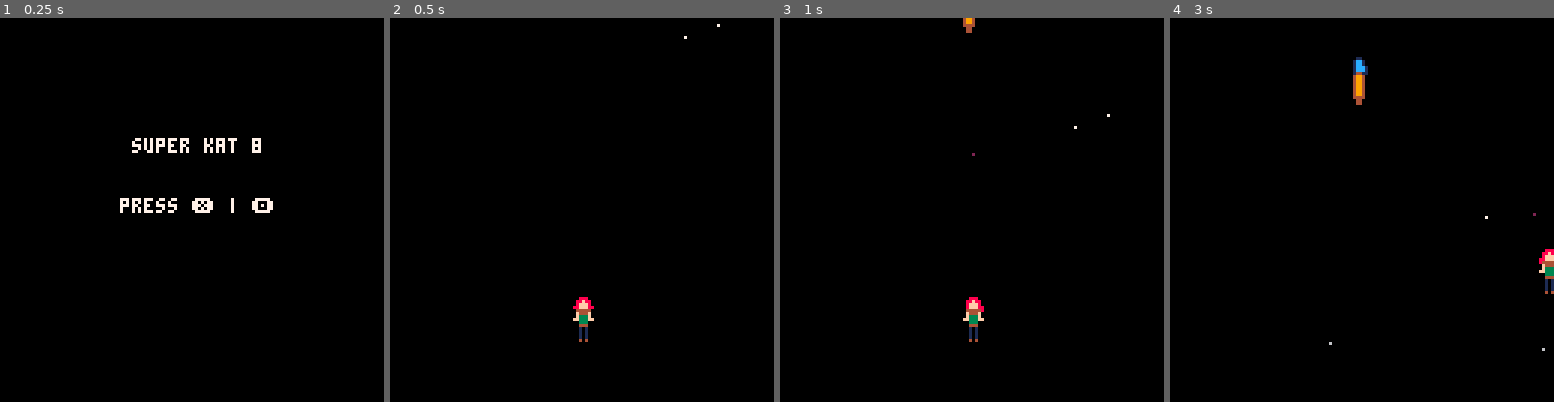
Above: before the commit, frames 1-4 (left to right).
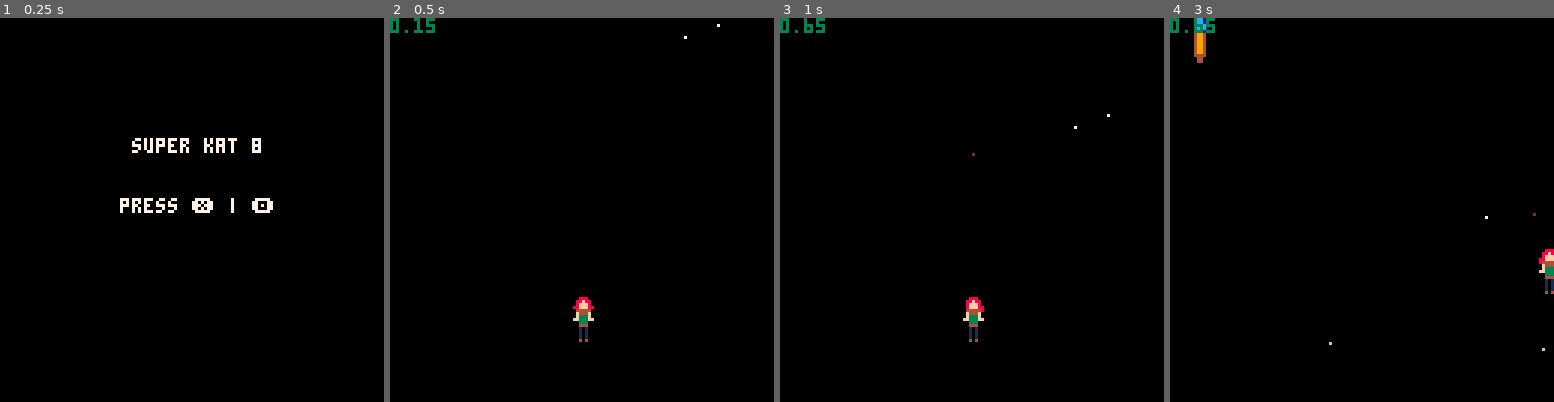
Above: after the commit, the same moments.

Repository: nsatragno/pico8-carts
Game: PICO-8 cartridge super_kat_8/super_kat_8.p8
Two runs of this game, one before a commit and one after it. Both use one fixed random seed, a clock stepped at 60 frames per second and the inputs below.
Inputs:
- Up to frame 1 (0.25 s): no input
- Up to frame 2 (0.5 s): tap X (X key) at 0.33 s
- Up to frame 3 (1 s): tap O (Z key) at 0.7 s
- Up to frame 4 (3 s): tap X (X key) at 1.07, 1.85, 2.97 s; hold Right 1.6-2.1 s; tap O (Z key) every 0.4 s from 1.7 to 2.9 s; hold Up 2.15-2.42 s; hold Right from 2.47 s (still down)

Frame 1 is identical in both runs. In frame 2, 0.2% of the frame differs, in the area x 0-12%, y 0-4%; in frame 3, 0.3%; in frame 4, 0.9%, in the area x 0-52%, y 0-23%.

Commit message:
Super kat: events & shots

Diff:
--- a/super_kat_8/super_kat_8.p8
+++ b/super_kat_8/super_kat_8.p8
@@ -10,13 +10,46 @@
   cd = 5,
  }
  stars = {}
+ shots = {}
  bullets = {}
- brushes = {{
-  x = rnd(100) + 10,
-  y = -10,
-  hp = 8,
-  dmg = false,
- }}
+ brushes = {}
+
+ events = {
+  {
+   x = 10,
+   y = 0,
+   spawn = "brush",
+   offset = 2,
+  },
+  {
+   x = 117,
+   y = 0,
+   spawn = "brush",
+   offset = 3,
+  }
+ }
+end
+
+function normalize(x, y)
+ length = sqrt(x * x + y * y)
+ return {
+  x = x / length,
+  y = y / length,
+ }
+end
+
+function collides(bullet, x0, x1, y0, y1)
+ return bullet.x >= x0 and bullet.x <= x1 and bullet.y >= y0 and bullet.y <= y1
+end
+
+function shoot(from, to, speed)
+ d = normalize(to.x - from.x, to.y - from.y)
+ add(bullets, {
+  x = from.x,
+  y = from.y,
+  dx = d.x * speed,
+  dy = d.y * speed,
+ })
 end
 
 function _update60()
@@ -30,7 +63,7 @@
  end
 
  -- game state
- timer = time() - start_time
+ offset = time() - start_time
  player.sprite = (time() * 5) % 4
  if btn(⬅️) then
   player.x -= 1
@@ -46,7 +79,7 @@
  end
  if player.cd <= 0 and btn(🅾️ ) then
   player.cd = 10
-  add(bullets, {
+  add(shots, {
    x = player.x,
    y = player.y - 1
   })
@@ -63,6 +96,23 @@
    })
  end
 
+ event = events[1]
+ while event and event.offset <= offset do
+  del(events, event)
+  if event.spawn == "brush" then
+   add(brushes, {
+    x = event.x,
+    y = event.y,
+    hp = 8,
+    dmg = false,
+    cd = rnd(30) + 120,
+   })
+  end
+  offset = 0
+  start_time = time()
+  event = events[1]
+ end
+
  for star in all(stars) do
    star.y += 1
    if star.y > 128 then
@@ -76,10 +126,14 @@
   if brush.y > 160 then
    del(brushes, brush)
   end
-  for bullet in all(bullets) do
-   if bullet.x >= brush.x - 2 and bullet.x <= brush.x + 1 and
-      bullet.y >= brush.y - 3 and bullet.y <= brush.y + 4 then
-    del(bullets, bullet)
+  brush.cd -= 1
+  if brush.cd <= 0 then
+   brush.cd = 120
+   shoot(brush, player, 1)
+  end
+  for shot in all(shots) do
+   if collides(shot, brush.x - 2, brush.x + 1, brush.y - 3, brush.y + 4) then
+    del(shots, shot)
     brush.dmg = true
     brush.hp -= 1
     if brush.hp <= 0 then
@@ -89,10 +143,22 @@
   end
  end
 
+ for shot in all(shots) do
+  shot.y -= 3
+  if shot.y < 0 then
+   del(shots, shot)
+  end
+ end
+
  for bullet in all(bullets) do
-  bullet.y -= 3
-  if bullet.y < 0 then
+  bullet.x += bullet.dx
+  bullet.y += bullet.dy
+  if not collides(bullet, 0, 128, 0, 128) then
    del(bullets, bullet)
+  end
+  if collides(bullet, player.x - 1, player.x + 1, player.y - 1, player.y + 1) then
+   -- player takes damage
+    stop()
   end
  end
 end
@@ -111,8 +177,8 @@
    pset(star.x, star.y, star.colour)
  end
 
- for bullet in all(bullets) do
-   pset(bullet.x, bullet.y, 2)
+ for shot in all(shots) do
+   pset(shot.x, shot.y, 2)
  end
 
  for brush in all(brushes) do
@@ -124,9 +190,16 @@
   --rectfill(brush.x - 2, brush.y - 3, brush.x + 1, brush.y + 4, 3)
  end
 
+ for bullet in all(bullets) do
+  pset(bullet.x, bullet.y, 14 + flr(time() * 8) % 2)
+ end
+
  spr(player.sprite, player.x - 3, player.y - 8, 1, 2)
 
  rectfill(player.x - 1, player.y - 1, player.x + 1, player.y + 1, 3)
+
+ -- hud
+ print(offset)
 end
 __gfx__
 00000000000000000000000000000000000000000000000000000000000000000000000000000000000000000000000000000000000000000000000000000000
